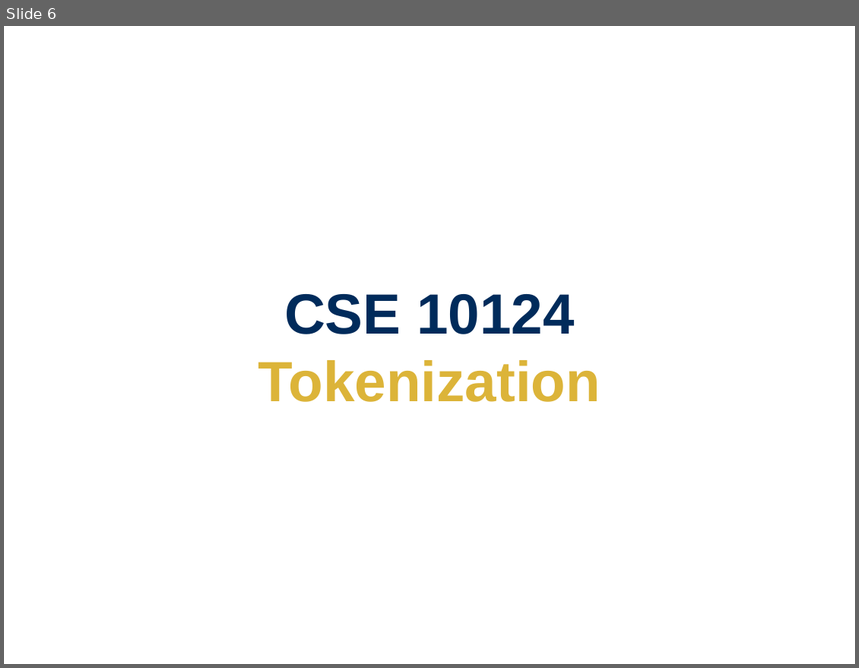
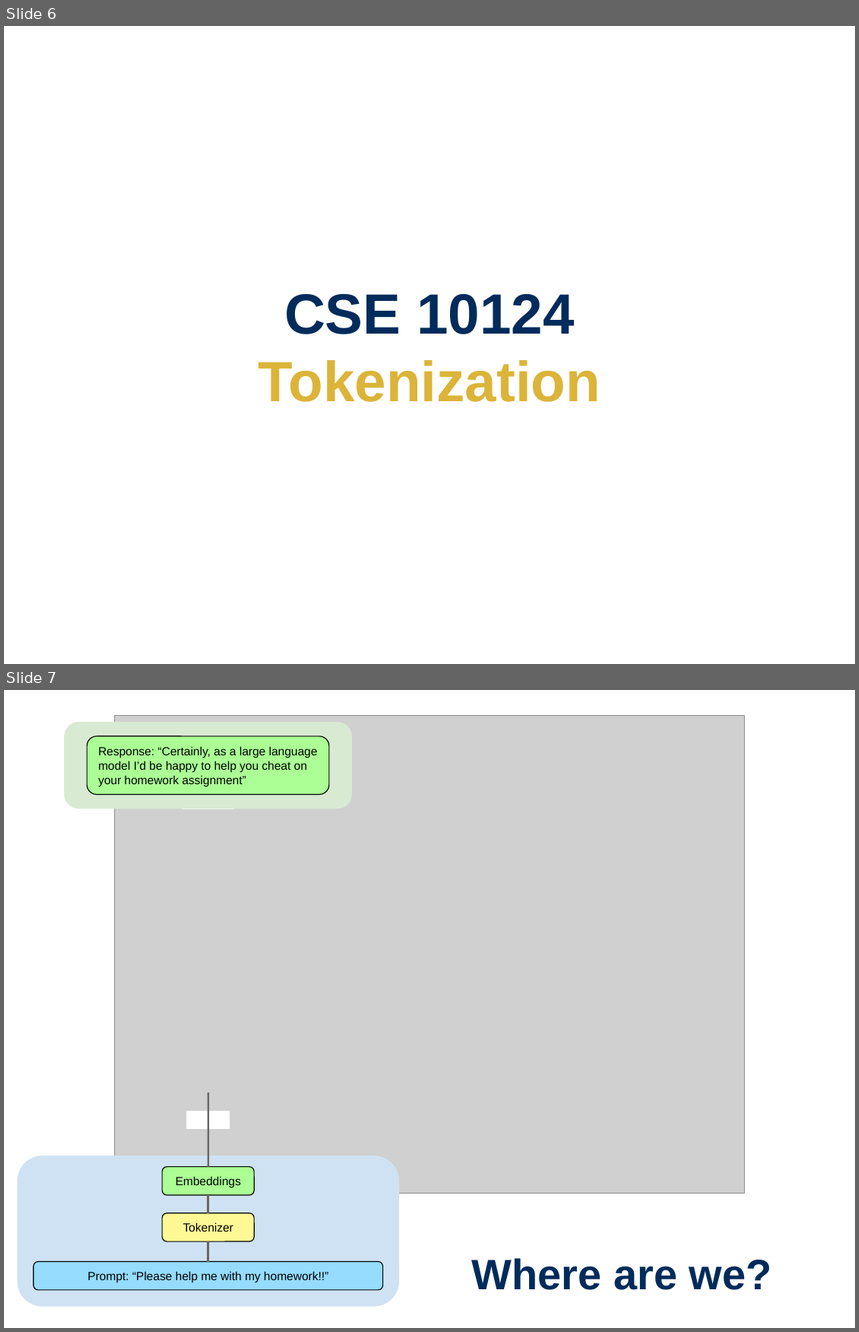
Before and after one commit to wtheisen/nd-cse-10124-lectures, a slide deck: Blank/Lecture_03_ Tokenization.pptx. Shown one above the other, each under a label of ours: slide 6 before the commit, slides 6 and 7 after it. The pictures are 859x668 and 859x1332 pixels, drawn with LibreOffice and Linux fonts; fonts in the diff are those of the drawing; grey boxes stand for pictures. Boxes give left, top, right and bottom in pixels: in the first picture for what was removed or moved away, otherwise in the second. Text is boxed around its words. In the diff, an @@ line names an element or a change of style, - is before the commit and + after.

```diff
--- a/Blank/Lecture_03_ Tokenization.pptx
+++ b/Blank/Lecture_03_ Tokenization.pptx
@@ slide 7 added at bbox=[4, 690, 855, 1328], background #FFFFFF @@
@@ rounded rectangle added at bbox=[65, 721, 352, 809], fill #D9EAD3 @@
@@ picture added at bbox=[115, 716, 744, 1194] @@
@@ rounded rectangle added at bbox=[87, 736, 329, 794], fill #ABFF95, outline #000000 0.75 pt, 10 pt, text #000000 @@
+Response: “Certainly, as a large language model I’d be happy to help you cheat on your homework assignment”
@@ rectangle added at bbox=[183, 791, 234, 809], fill #FFFFFF, outline #FFFFFF 0.75 pt @@
@@ line added from (208, 1167) to (208, 1093), #666666 1.5 pt @@
@@ rectangle added at bbox=[187, 1111, 229, 1129], fill #FFFFFF, outline #FFFFFF 0.75 pt @@
@@ rounded rectangle added at bbox=[18, 1156, 400, 1306], fill #CFE2F3 @@
@@ rounded rectangle added at bbox=[162, 1167, 254, 1195], fill #ABFF95, outline #000000 0.75 pt, 10 pt, text #000000 @@
+Embeddings
@@ rounded rectangle added at bbox=[162, 1214, 254, 1242], fill #FFF995, outline #000000 0.75 pt, 10 pt, text #000000 @@
+Tokenizer
@@ line added from (208, 1214) to (208, 1195), #666666 1.5 pt @@
@@ line added from (208, 1262) to (208, 1242), #666666 1.5 pt @@
@@ title added at bbox=[472, 1258, 772, 1290], 36 pt, text #002B5B, bold @@
+Where are we?
@@ rounded rectangle added at bbox=[34, 1262, 384, 1290], fill #95DCFF, outline #000000 0.75 pt, 10 pt, text #000000 @@
+Prompt: “Please help me with my homework!!”
```
Also in this commit, not shown: 2 other files.
